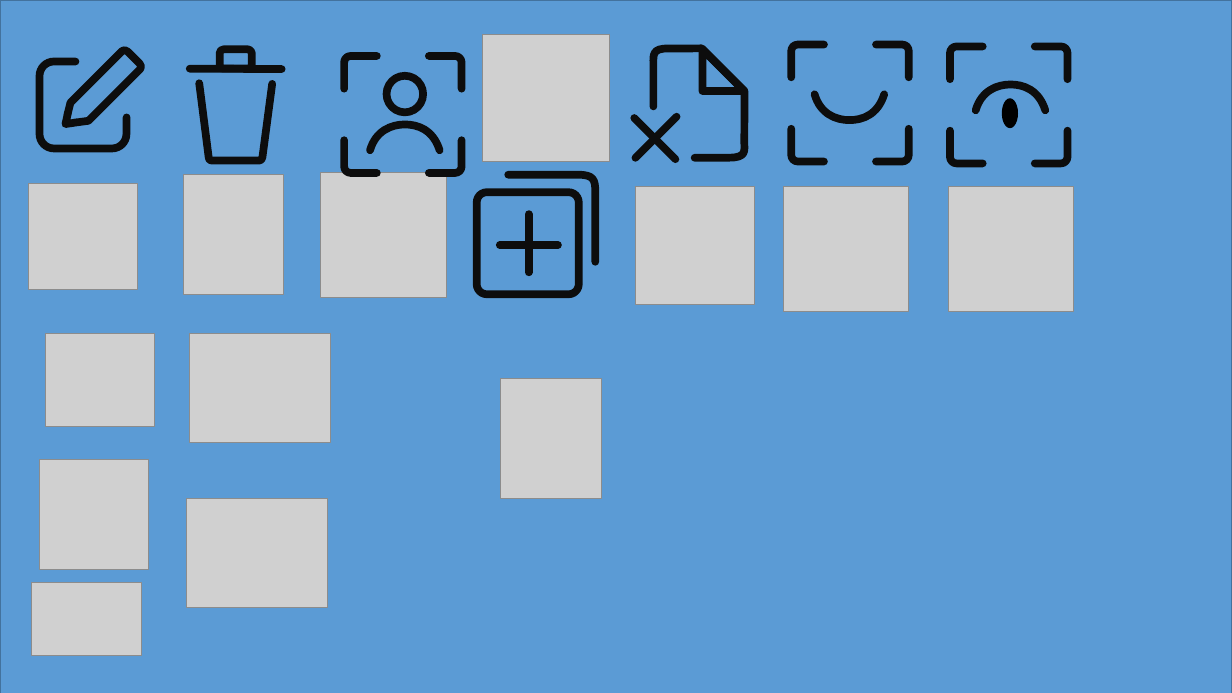
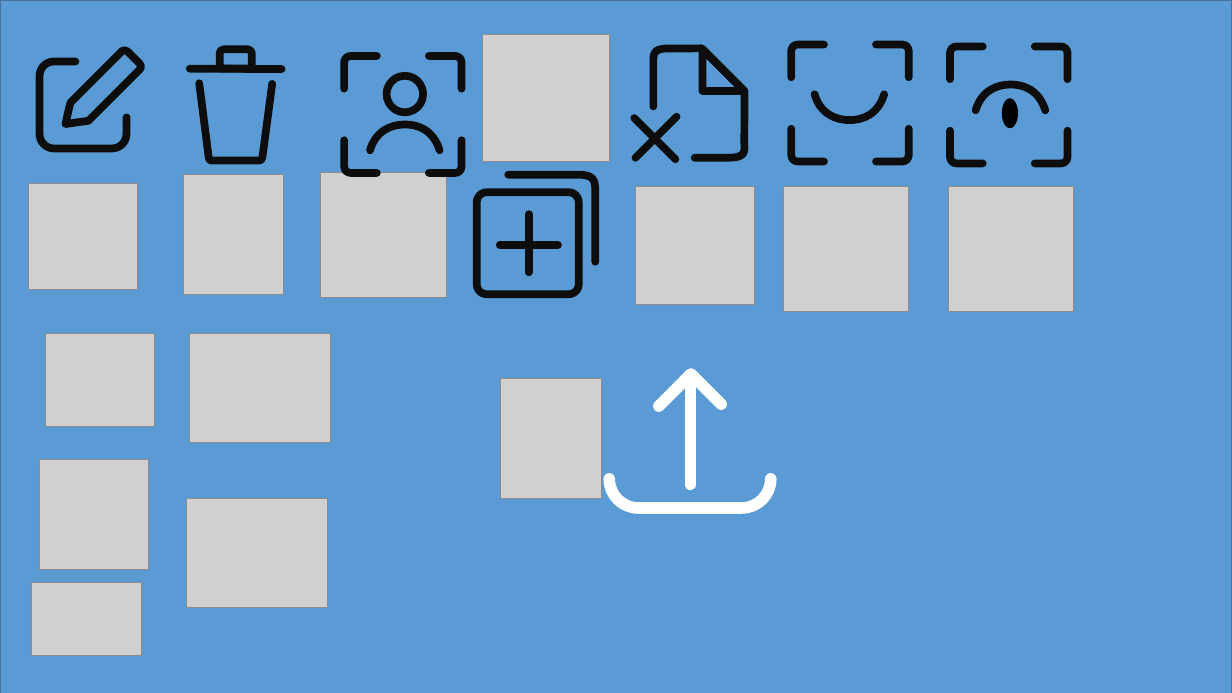
Before and after one commit to fafi-svg/App_web_vacunas, a slide deck: slide 30 of Documents_Desing/Diseños_veterinaria_vacunas.pptx. Drawn at 1232x693 pixels with LibreOffice and Linux fonts; fonts in the diff are those of the drawing; grey boxes stand for pictures. Boxes give left, top, right and bottom in pixels: in the first picture for what was removed or moved away, otherwise in the second. Text is boxed around its words. In the diff, an @@ line names an element or a change of style, - is before the commit and + after.

Commit message:
imagenes (icon) - update (pptx)

```diff
--- a/Documents_Desing/Diseños_veterinaria_vacunas.pptx
+++ b/Documents_Desing/Diseños_veterinaria_vacunas.pptx
@@ group added at box(609, 374, 771, 507): 3 lines, 1 freeform shape @@
```
Also in this commit, not shown: 2 other files.
